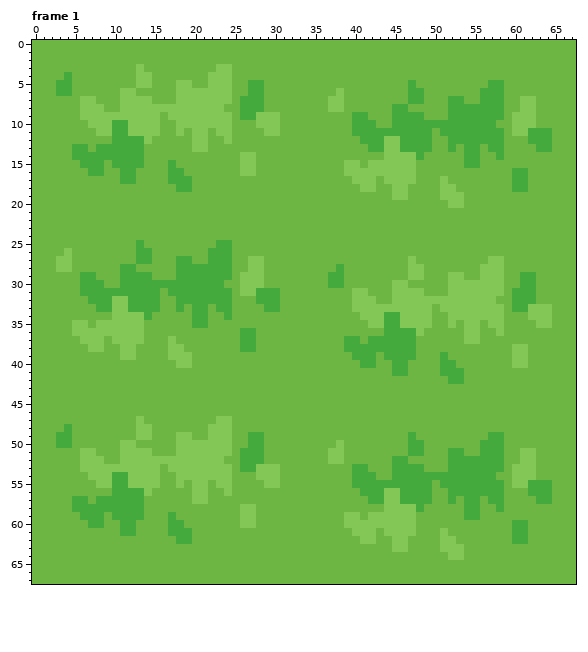
Two versions of one pixel-art file, Assets/Sprites/Tiles/HoleTile.ase. The picture above was drawn from the file before the commit.
68x68 pixels, 6 frames. Shown: frame 1.
After:
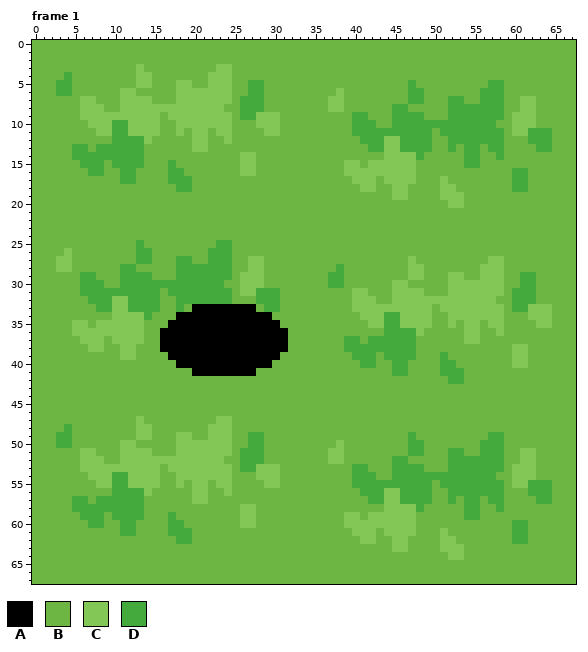
Palette (. is transparent): A #000000  B #6db643  C #83c756  D #44aa3d
The exact change:
Frame 1, layer "Calque 1":
y 33: x 20..27 DDBDDBBB -> AAAAAAAA
y 34: x 18..29 BBDDBBDBBBBB -> AAAAAAAAAAAA
y 35: x 17..30 BBBDDBBBBBBBBB -> AAAAAAAAAAAAAA
y 36: x 16..31 BBBBBBBBBBDDBBBB -> AAAAAAAAAAAAAAAA
y 37: x 16..31 BCBBBBBBBBDDBBBB -> AAAAAAAAAAAAAAAA
y 38: x 16..31 BCCBBBBBBBDDBBBB -> AAAAAAAAAAAAAAAA
y 39: x 17..30 CCCBBBBBBBBBBB -> AAAAAAAAAAAAAA
y 40: x 18..29 CCBBBBBBBBBB -> AAAAAAAAAAAA
y 41: x 20..27 BBBBBBBB -> AAAAAAAA
Changed places in both pictures, as pixel boxes (x1, y1, x2, y2):
changed: (160, 304, 288, 376)
